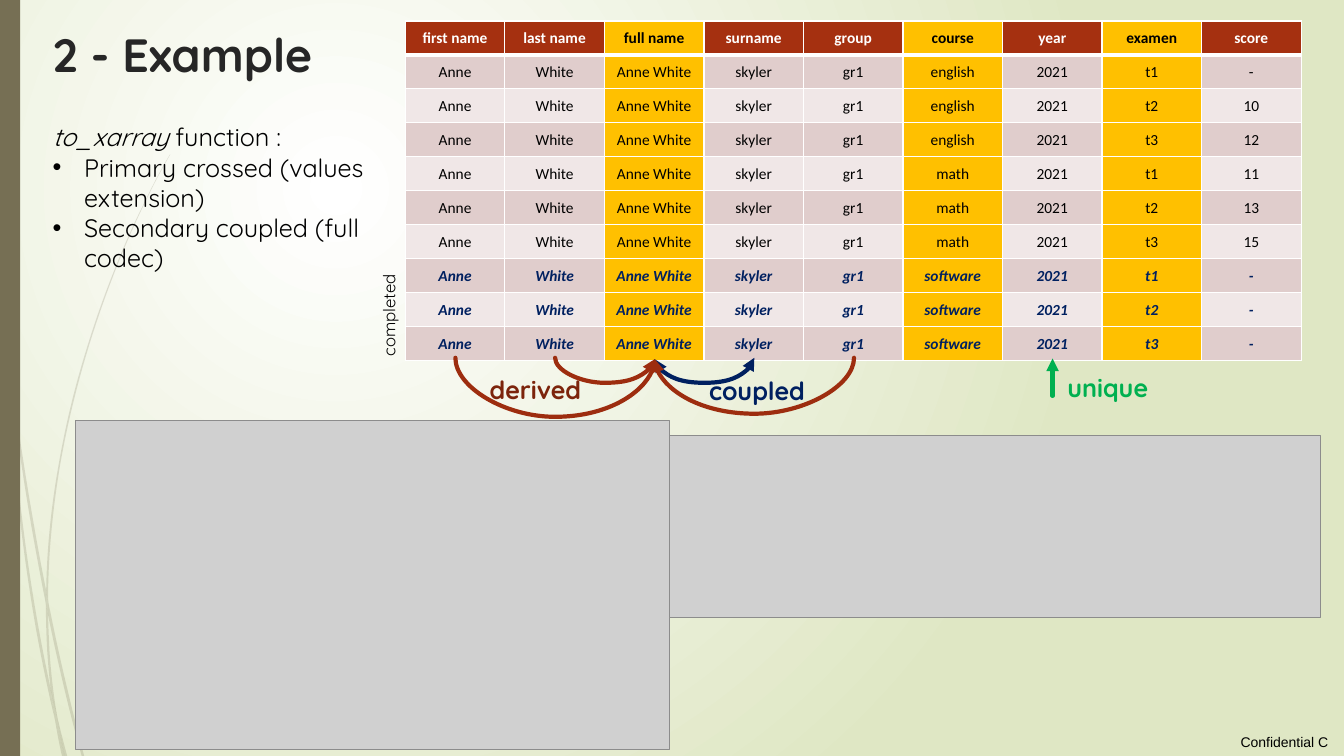
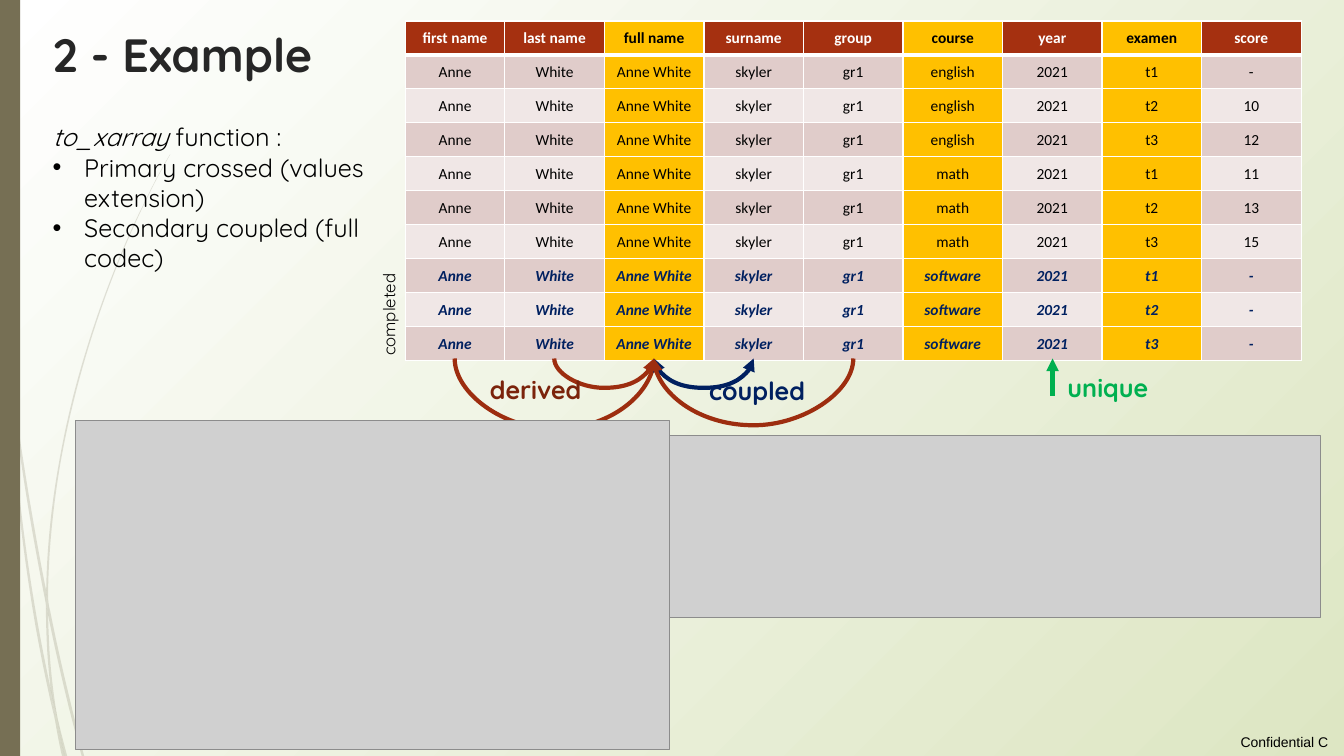
Before and after one commit to loco-philippe/Environmental-Sensing, a slide deck: slide 25 of documentation/ilist_technical.pptx (slide 24 before the commit). Drawn at 1344x756 pixels with LibreOffice and Linux fonts; fonts in the diff are those of the drawing; grey boxes stand for pictures. Boxes give left, top, right and bottom in pixels: in the first picture for what was removed or moved away, otherwise in the second. Text is boxed around its words. In the diff, an @@ line names an element or a change of style, - is before the commit and + after.

```diff
--- a/documentation/ilist_technical.pptx
+++ b/documentation/ilist_technical.pptx
@@ background gradient #FFFFFF to #DFE8C4 to gradient #FFFFFF to #DDE6C3 @@
@@ table at [405, 21, 1304, 356] @@
@@ fill #E1CDCC to #E0CCCA in 30 cells @@
@@ fill #F0E8E7 to #F0E7E6 in 24 cells @@
@@ curved arrow (455, 359) - (654, 359): stroke #9E2E0F 3 pt to #9D2D0F 3 pt; route changed @@
@@ curved arrow (555, 359) - (654, 359): stroke #9E2E0F 3 pt to #9D2D0F 3 pt; route changed @@
@@ curved arrow (854, 359) - (654, 359): stroke #9E2E0F 3 pt to #9D2D0F 3 pt @@
@@ text "derived" at [490, 372, 582, 400]: text colour #7C240C to #7B230B @@
```
Also in this commit, not shown: 28 other slides changed, 1 slide added, 5 other files.
